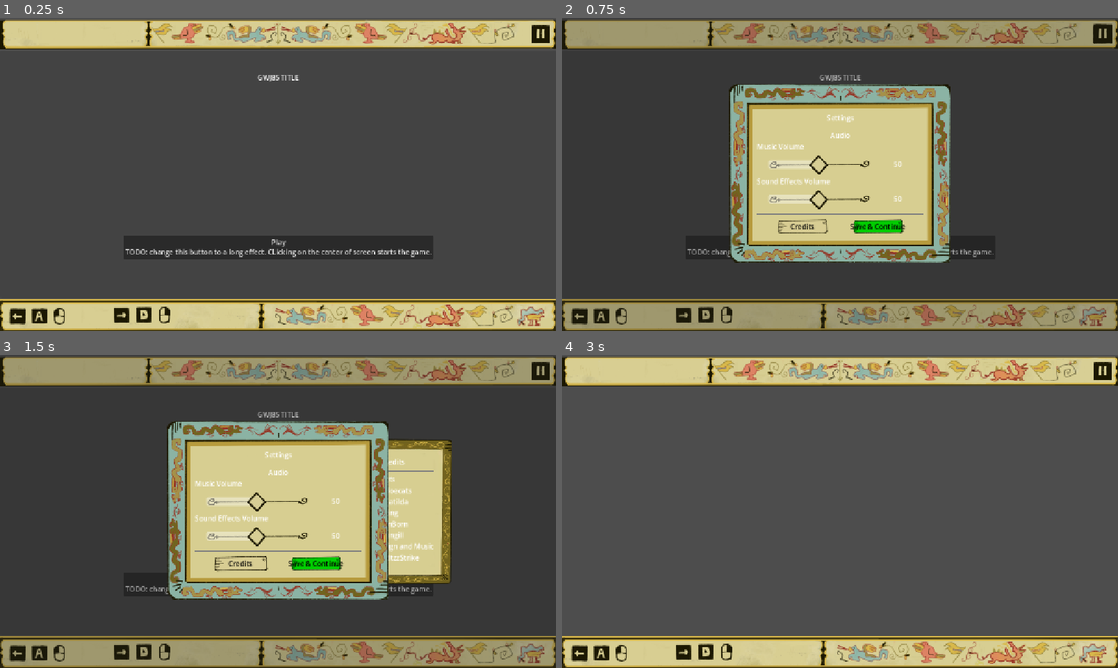
Above: before the commit, frames 1-4 (two rows, left to right).
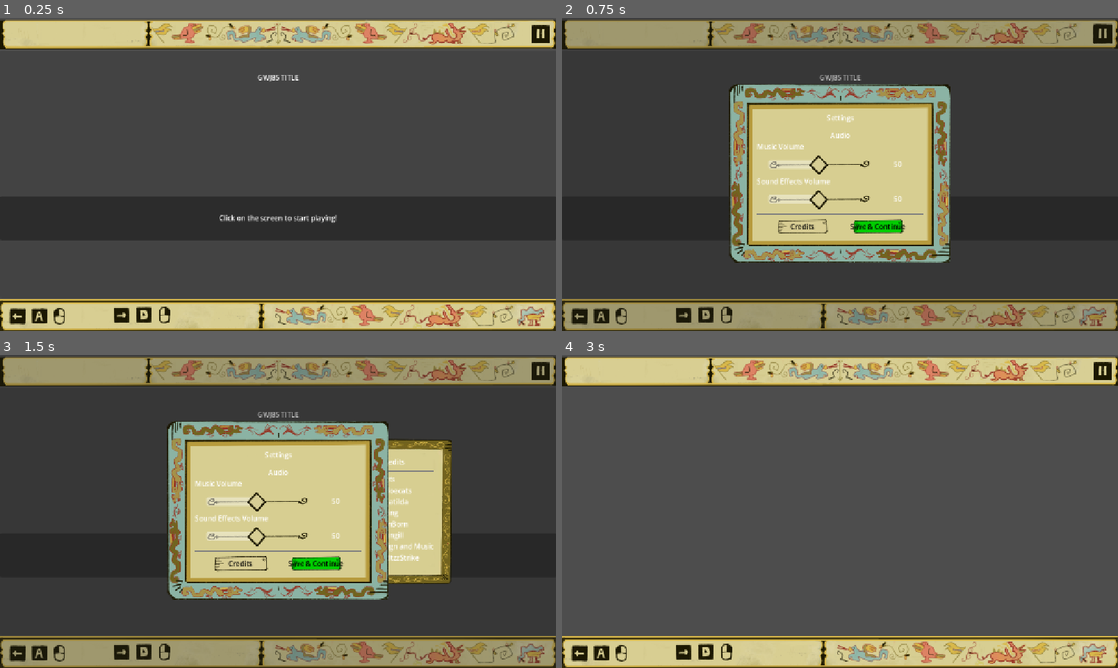
Above: after the commit, the same moments.

Repository: Tungill/GWJ85
Game: Godot game, scene res://Levels/Game.tscn
Same seed, same stepped clock (60 frames per second), same inputs: the game is played once before the commit and once after it.
Inputs (mouse positions are in pixels of both pictures, inside the frame that each line leads up to):
- Up to frame 1 (0.25 s): no input
- Up to frame 2 (0.75 s): click (1101, 33) at 0.5 s
- Up to frame 3 (1.5 s): click "Credits" at 1.25 s
- Up to frame 4 (3 s): click "Save & Continue" at 2 s; click "Play TODO: change this button…" (after the commit: "Click on the screen to start …") at 2.75 s

The runs differ from the first frame. In frame 1, 3.2% of the frame differs, in the area x 22-78%, y 62-78%; in frame 2, 0.1%; in frame 3, 0.1%; in frame 4, nothing differs.
Error in both runs: Invalid assignment of property or key 'stream' with value of type 'AudioStreamWAV' on a base object of type 'Nil'. (res://Scripts/UI/pause_menu.gd:72)

Commit message:
Updated MainMenu

Diff:
--- a/Scenes/UI/main_menu.tscn
+++ b/Scenes/UI/main_menu.tscn
@@ -2,7 +2,7 @@
 
 [ext_resource type="Script" uid="uid://b0q7jfcpkbolf" path="res://Scripts/UI/main_menu.gd" id="1_i2xx2"]
 
-[node name="MainMenu" type="Control" node_paths=PackedStringArray("play_button")]
+[node name="MainMenu" type="Control" node_paths=PackedStringArray("play_button", "menu_panel")]
 layout_mode = 3
 anchors_preset = 15
 anchor_right = 1.0
@@ -11,7 +11,8 @@
 grow_vertical = 2
 mouse_filter = 2
 script = ExtResource("1_i2xx2")
-play_button = NodePath("MarginContainer2/Play")
+play_button = NodePath("MarginContainer2/PlayButton")
+menu_panel = NodePath("PanelContainer")
 
 [node name="PanelContainer" type="PanelContainer" parent="."]
 self_modulate = Color(1, 1, 1, 0.3)
@@ -38,13 +39,12 @@
 horizontal_alignment = 1
 
 [node name="MarginContainer2" type="MarginContainer" parent="."]
+custom_minimum_size = Vector2(0, 100)
 layout_mode = 1
 anchors_preset = -1
-anchor_left = 0.366016
-anchor_top = 0.694444
-anchor_right = 0.633984
-anchor_bottom = 0.769444
-offset_top = 3.05176e-05
+anchor_top = 0.604167
+anchor_right = 1.0
+anchor_bottom = 0.673611
 grow_horizontal = 2
 grow_vertical = 2
 size_flags_horizontal = 4
@@ -52,7 +52,17 @@
 theme_type_variation = &"MainMenuButton"
 metadata/_edit_use_anchors_ = true
 
-[node name="Play" type="Button" parent="MarginContainer2"]
+[node name="PlayButton" type="Button" parent="MarginContainer2"]
 layout_mode = 2
-text = "Play
-TODO: change this button to a long effect. CLicking on the center of screen starts the game."
+mouse_filter = 1
+
+[node name="Label" type="Label" parent="MarginContainer2/PlayButton"]
+layout_mode = 1
+anchors_preset = 15
+anchor_right = 1.0
+anchor_bottom = 1.0
+grow_horizontal = 2
+grow_vertical = 2
+text = "Click on the screen to start playing!"
+horizontal_alignment = 1
+vertical_alignment = 1
--- a/Scripts/UI/main_menu.gd
+++ b/Scripts/UI/main_menu.gd
@@ -1,13 +1,26 @@
 extends Control
 
 @export var play_button: Button
-@export var pause_button: TextureButton ## DEPRECATED
-@export var pause_popup: PauseMenu
+@export var menu_panel: PanelContainer
+
+var tween: Tween = null
+var has_mouse_entered: bool = false
 
 
 func _ready() -> void:
 	play_button.pressed.connect(_on_play_button_pressed)
-	#pause_button.pressed.connect(_on_pause_button_pressed) # DEPRECATED
+	menu_panel.mouse_entered.connect(func _on_mouse_entered()-> void: has_mouse_entered = true)
+	menu_panel.mouse_exited.connect(func _on_mouse_exited()-> void: has_mouse_entered = false)
+
+func _process(delta: float) -> void:
+	if tween == null:
+		_fade_play_button()
+
+
+func _input(event: InputEvent) -> void:
+	if event.is_action_pressed("attack_left") or event.is_action_pressed("attack_right"):
+		if has_mouse_entered:
+			_on_play_button_pressed()
 
 # TBD
 # Choice 1: Split MainMenu and Settings to be able to display them separately on the Game scene.
@@ -17,7 +30,11 @@
 func _on_play_button_pressed() -> void:
 	self.visible = false
 
-# DEPRECATED
-func _on_pause_button_pressed() -> void:
-	get_tree().paused = true
-	pause_popup.toogle_visibility()
+
+func _fade_play_button() -> void:
+	var fade_duration: float = 1.75
+	tween = create_tween()
+	tween.tween_property(play_button, "self_modulate", Color(1, 0), fade_duration).set_ease(Tween.EASE_IN)
+	tween.tween_property(play_button, "self_modulate", Color(1, 1), fade_duration).set_ease(Tween.EASE_IN)
+	await  tween.finished
+	tween = null
